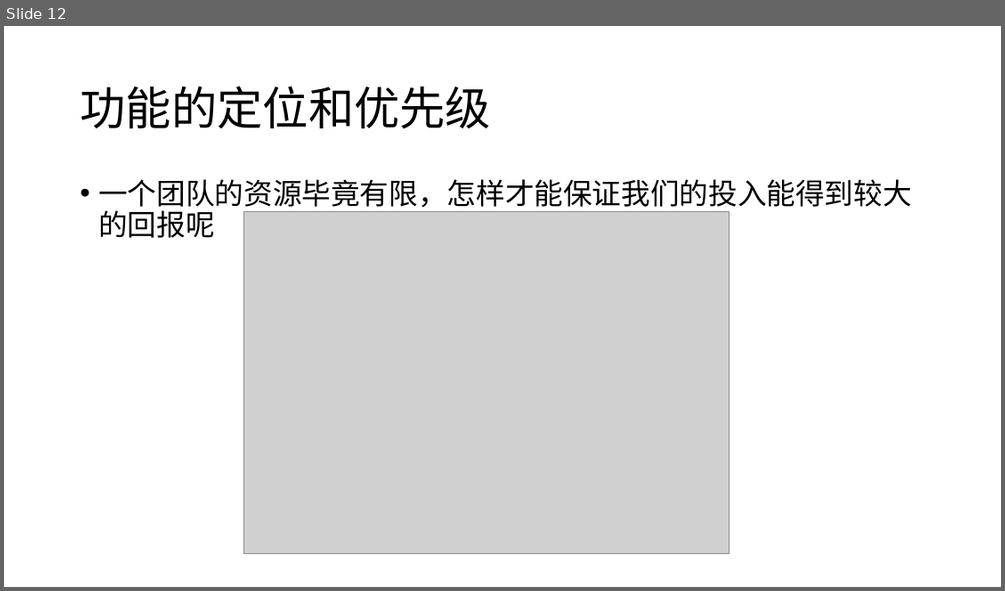
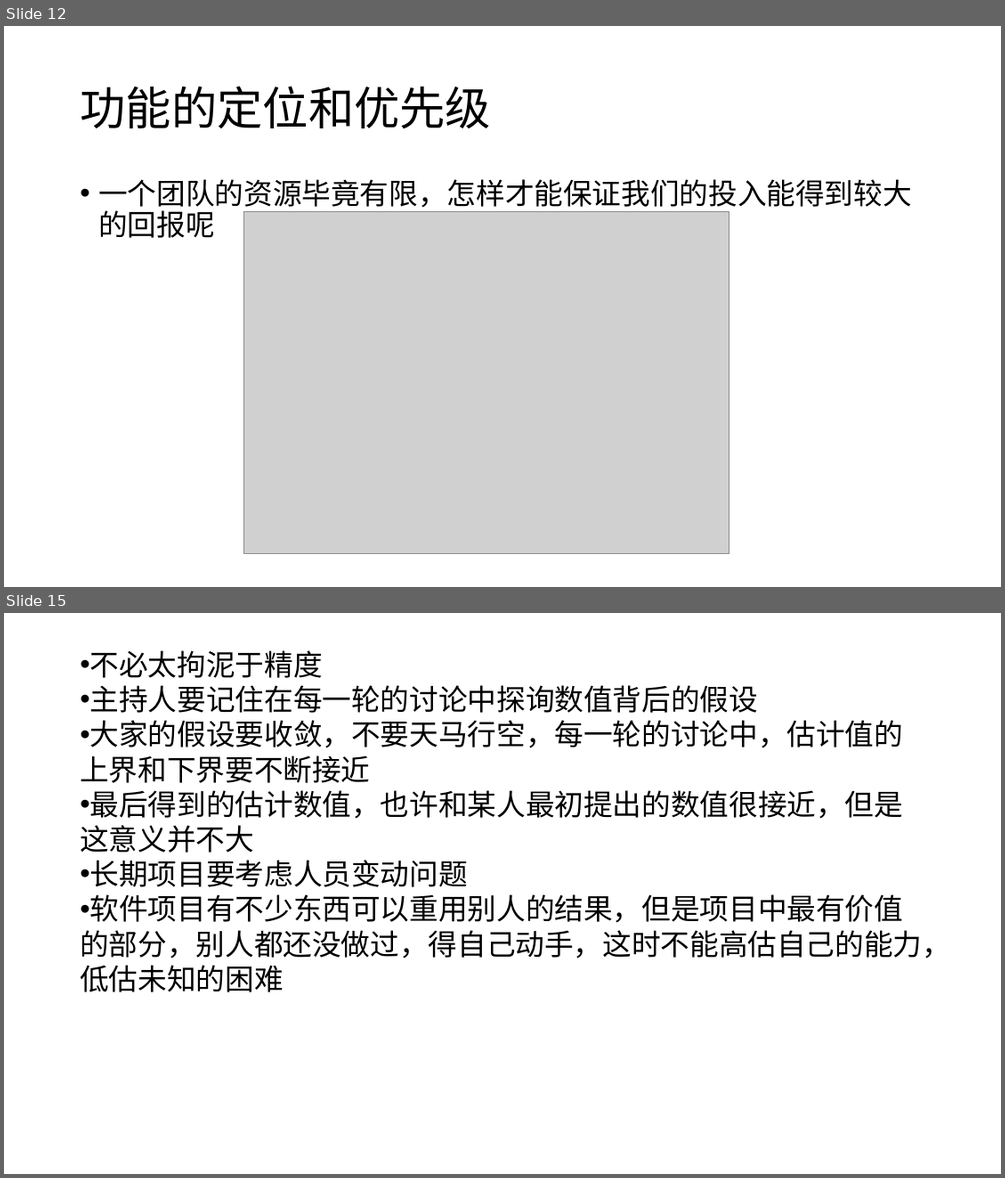
Before and after one commit to fzp1993/fzp19930803, a slide deck: 第八章.pptx. Shown one above the other, each under a label of ours: slide 12 before the commit, slides 12 and 15 after it; the slides between them are not shown. The pictures are 1005x591 and 1005x1178 pixels, drawn with LibreOffice and Linux fonts; fonts in the diff are those of the drawing; grey boxes stand for pictures. Boxes give left, top, right and bottom in pixels: in the first picture for what was removed or moved away, otherwise in the second. Text is boxed around its words. In the diff, an @@ line names an element or a change of style, - is before the commit and + after.

```diff
--- a/第八章.pptx
+++ b/第八章.pptx
@@ slide 15 added at [4,613,1001,1174], background #FFFFFF @@
@@ text added at [80,650,951,992], 28 pt, text #000000 @@
+• 不必太拘泥于精度
+• 主持人要记住在每一轮的讨论中探询数值背后的假设
+• 大家的假设要收敛，不要天马行空，每一轮的讨论中，估计值的上界和下界要不断接近
+• 最后得到的估计数值，也许和某人最初提出的数值很接近，但是这意义并不大
+• 长期项目要考虑人员变动问题
+• 软件项目有不少东西可以重用别人的结果，但是项目中最有价值的部分，别人都还没做过，得自己动手，这时不能高估自己的能力，低估未知的困难
```
Also in this commit, not shown: 7 other slides added.
